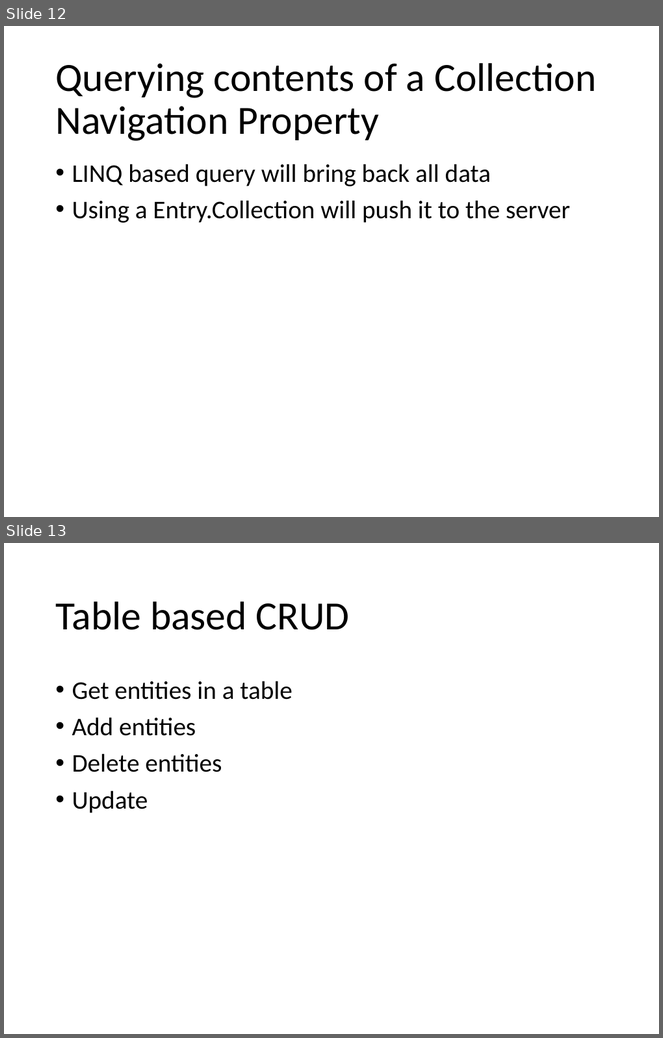
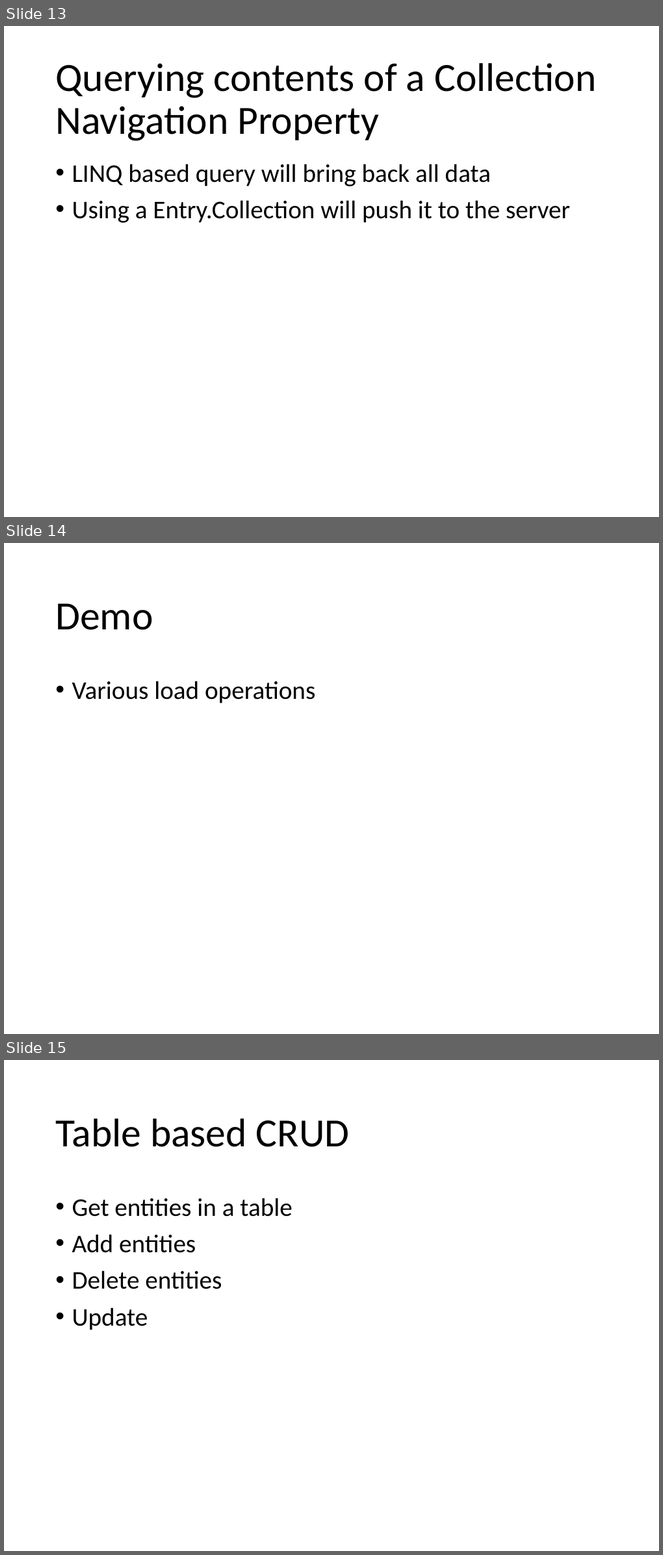
Before and after one commit to SeamlessThingies-Learn-DotNet3Day/DotNetProgramming, a slide deck: Slides/EF/3 - Coding Data Operations.pptx. Shown one above the other, each under a label of ours: slides 12 and 13 before the commit, slides 13, 14 and 15 after it. The pictures are 663x1038 and 663x1555 pixels, drawn with LibreOffice and Linux fonts; fonts in the diff are those of the drawing. Boxes give left, top, right and bottom in pixels: in the first picture for what was removed or moved away, otherwise in the second. Text is boxed around its words. In the diff, an @@ line names an element or a change of style, - is before the commit and + after.

```diff
--- a/Slides/EF/3 - Coding Data Operations.pptx
+++ b/Slides/EF/3 - Coding Data Operations.pptx
@@ slide 14 added at box(4, 543, 659, 1034), background #FFFFFF @@
@@ title added at box(55, 603, 153, 630), 44 pt, text #000000 @@
+Demo
@@ text added at box(72, 681, 315, 704), 28 pt, text #000000 @@
+• Various load operations
@@ what was slide 12 is now slide 13 @@
@@ what was slide 13 is now slide 15 @@
```
Also in this commit, not shown: 1 slide changed, 1 other slide added, 30 other files.
